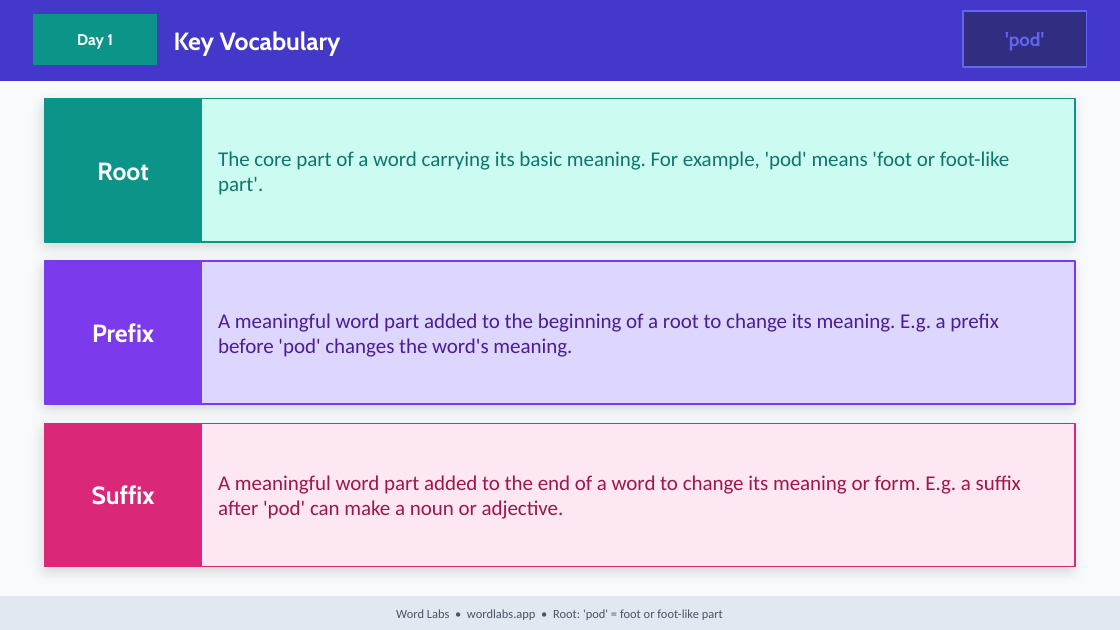
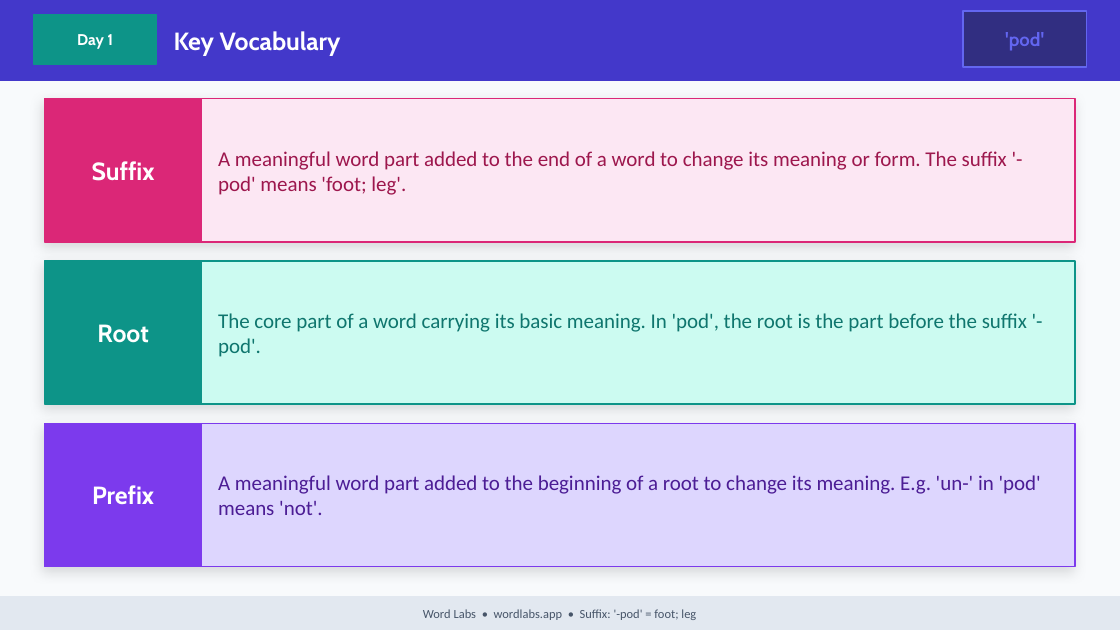
Before and after one commit to NickD135/morphology-builder, a slide deck: slide 4 of output/wordlabs-pod-3day.pptx. Drawn at 1120x630 pixels with LibreOffice and Linux fonts; fonts in the diff are those of the drawing. Boxes give left, top, right and bottom in pixels: in the first picture for what was removed or moved away, otherwise in the second. Text is boxed around its words. In the diff, an @@ line names an element or a change of style, - is before the commit and + after.

```diff
--- a/output/wordlabs-pod-3day.pptx
+++ b/output/wordlabs-pod-3day.pptx
@@ rectangle at bbox=[45, 99, 1075, 242]: fill #CCFBF1 to #FCE7F3; outline #0D9488 1 pt to #DB2777 1 pt @@
@@ rectangle at bbox=[45, 99, 202, 242]: fill #0D9488 to #DB2777; outline #0D9488 1 pt to #DB2777 1 pt @@
@@ rectangle at bbox=[181, 99, 193, 242]: fill #0D9488 to #DB2777; outline #0D9488 1 pt to #DB2777 1 pt @@
@@ text at bbox=[92, 161, 155, 181]: text changed @@
-Root
+Suffix
@@ text at bbox=[218, 151, 1007, 195]: text changed; text colour #0F766E to #9D174D @@
-The core part of a word carrying its basic meaning. For example, 'pod' means 'foot or foot-like part'.
+A meaningful word part added to the end of a word to change its meaning or form. The suffix '-pod' means 'foot; leg'.
@@ rectangle at bbox=[45, 261, 1075, 404]: fill #DDD6FE to #CCFBF1; outline #7C3AED 1 pt to #0D9488 1 pt @@
@@ rectangle at bbox=[45, 261, 202, 404]: fill #7C3AED to #0D9488; outline #7C3AED 1 pt to #0D9488 1 pt @@
@@ rectangle at bbox=[181, 261, 193, 404]: fill #7C3AED to #0D9488; outline #7C3AED 1 pt to #0D9488 1 pt @@
@@ text at bbox=[97, 324, 148, 343]: text changed @@
-Prefix
+Root
@@ text at bbox=[218, 313, 1027, 357]: text changed; text colour #4C1D95 to #0F766E @@
-A meaningful word part added to the beginning of a root to change its meaning. E.g. a prefix before 'pod' changes the word's meaning.
+The core part of a word carrying its basic meaning. In 'pod', the root is the part before the suffix '-pod'.
@@ rectangle at bbox=[45, 423, 1075, 567]: fill #FCE7F3 to #DDD6FE; outline #DB2777 1 pt to #7C3AED 1 pt @@
@@ rectangle at bbox=[45, 423, 202, 567]: fill #DB2777 to #7C3AED; outline #DB2777 1 pt to #7C3AED 1 pt @@
@@ rectangle at bbox=[181, 423, 193, 567]: fill #DB2777 to #7C3AED; outline #DB2777 1 pt to #7C3AED 1 pt @@
@@ text at bbox=[218, 475, 1041, 515]: text changed; text colour #9D174D to #4C1D95 @@
-A meaningful word part added to the end of a word to change its meaning or form. E.g. a suffix after 'pod' can make a noun or adjective.
+A meaningful word part added to the beginning of a root to change its meaning. E.g. 'un-' in 'pod' means 'not'.
@@ text at bbox=[92, 485, 154, 504]: text changed @@
-Suffix
+Prefix
@@ text at bbox=[423, 609, 696, 620]: text changed @@
-Word Labs • wordlabs.app • Root: 'pod' = foot or foot-like part
+Word Labs • wordlabs.app • Suffix: '-pod' = foot; leg
```
Also in this commit, not shown: 34 other slides changed, 16 other files.
